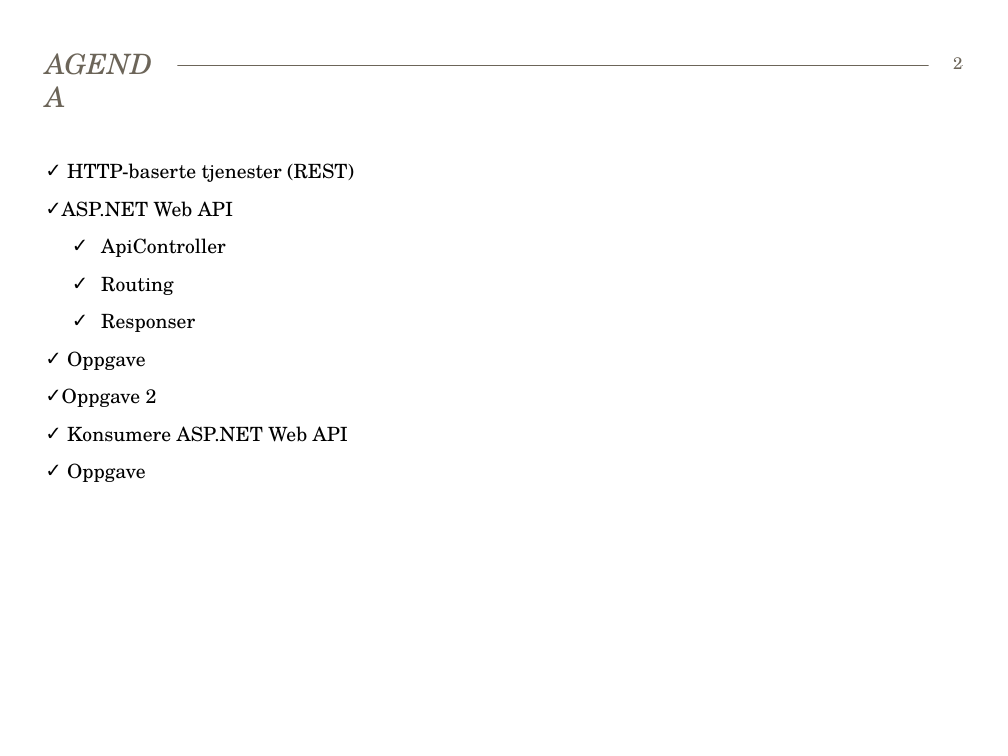
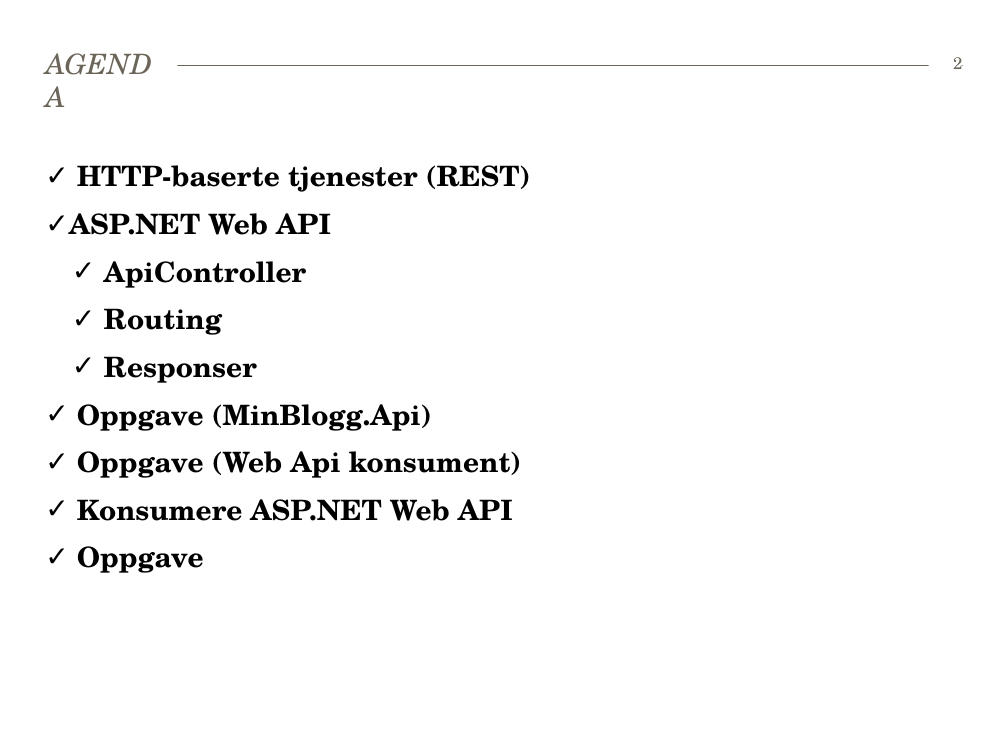
Before and after one commit to bekk/dotnetkurs, a slide deck: slide 2 of webapi/WebAPI.pptx. Drawn at 1008x756 pixels with LibreOffice and Linux fonts; fonts in the diff are those of the drawing. Boxes give left, top, right and bottom in pixels: in the first picture for what was removed or moved away, otherwise in the second. Text is boxed around its words. In the diff, an @@ line names an element or a change of style, - is before the commit and + after.

Commit message:
Adjustments to slides for webapi and uploaded MinBlogg

```diff
--- a/webapi/WebAPI.pptx
+++ b/webapi/WebAPI.pptx
@@ text at (69,165,531,573): size 14 to 20 pt, bold on in "HTTP-baserte tjenester (REST)", "ASP.NET Web API", "ApiController", "Routing" and 3 more places @@
@@ text at (77,404,522,478): text changed; size 14 to 20 pt; bold on @@
-✓ Oppgave
-✓ Oppgave 2
+✓ Oppgave (MinBlogg.Api)
+✓ Oppgave (Web Api konsument)
```
Also in this commit, not shown: 13 other slides changed, 16 other files.
